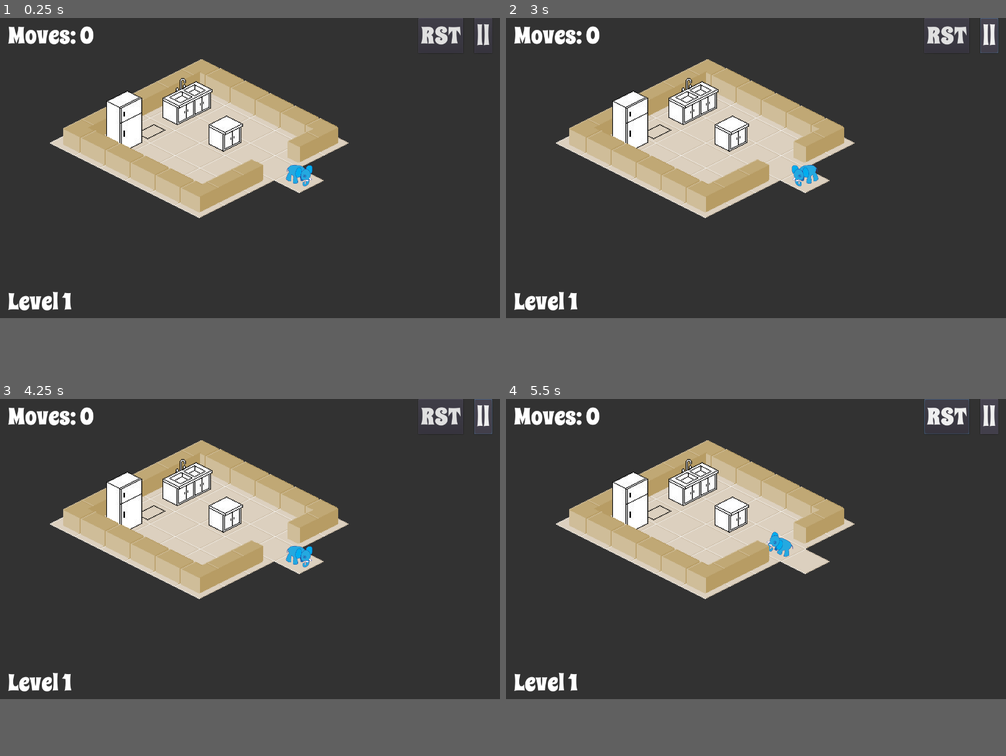
Above: before the commit, frames 1-4 (two rows, left to right).
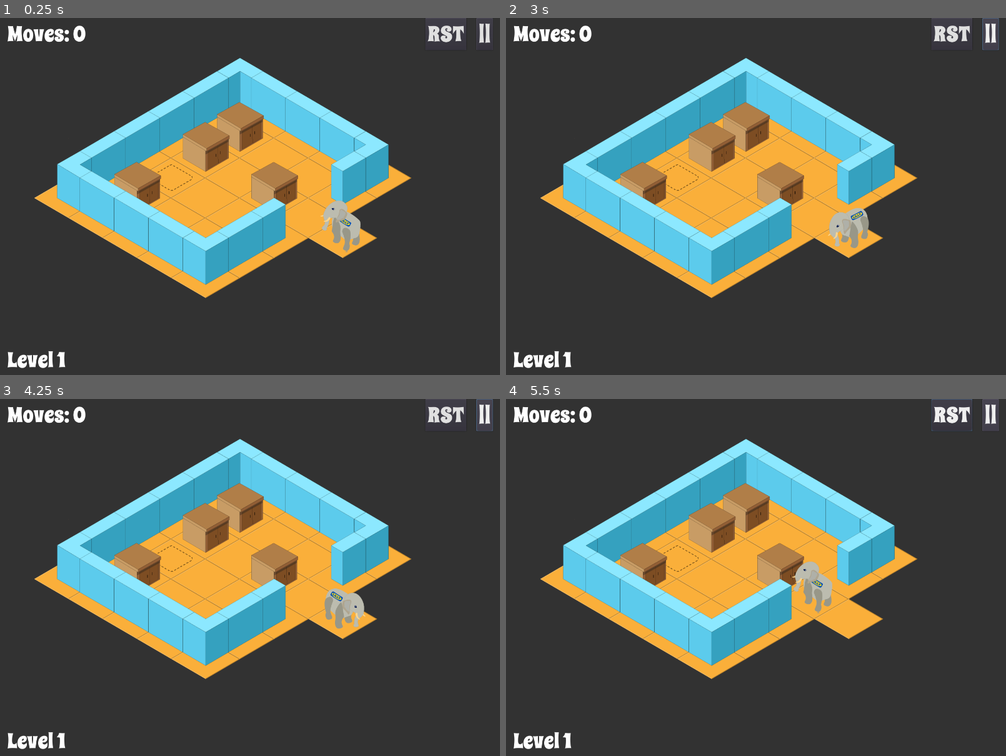
Above: after the commit, the same moments.

Repository: tripodsan/elephant-game
Game: Godot game, scene res://main.tscn
Two runs of this game, one before a commit and one after it. Both use one fixed random seed, a clock stepped at 60 frames per second and the inputs below.
Inputs:
- Up to frame 1 (0.25 s): no input
- Up to frame 2 (3 s): click "RST" at 0.5 s; click "||" at 1.25 s; tap Enter at 2 s; hold Right (move_right) 2.03-2.78 s; tap Space at 2.75 s; hold Down (move_down) from 2.78 s (still down)
- Up to frame 3 (4.25 s): tap Enter at 3.5 s; release Down (move_down) at 3.53 s; hold Right (move_right) from 3.53 s (still down)
- Up to frame 4 (5.5 s): tap Space at 4.25 s; release Right (move_right) at 4.28 s; hold W (move_up) 4.28-5.03 s; tap Enter at 5 s; hold Left (move_left) from 5.03 s (still down)
In our replay, the window is 800x480 before the commit and 800x571 after it. These sizes can differ from the game's own. Grey fills any space a smaller window leaves; there, only what the larger window draws over its background counts as a difference.

The runs differ from the first frame. In frame 1, 32% of the frame differs, in the area x 1-99%, y 0-99%; in frame 2, 32%; in frame 3, 32%; in frame 4, 32%.

Commit message:
adding iso artwork

Diff:
--- a/levels/level0.tscn
+++ b/levels/level0.tscn
@@ -1,8 +1,9 @@
-[gd_scene load_steps=5 format=2]
+[gd_scene load_steps=7 format=2]
 
 [ext_resource path="res://scripts/world.gd" type="Script" id=1]
 [ext_resource path="res://assets/furniture.png" type="Texture" id=2]
 [ext_resource path="res://player.tscn" type="PackedScene" id=3]
+[ext_resource path="res://assets/tileset2.png" type="Texture" id=4]
 
 [sub_resource type="TileSet" id=1]
 0/name = "furniture.png 0"
@@ -491,13 +492,136 @@
 33/shapes = [  ]
 33/z_index = 0
 
+[sub_resource type="TileSet" id=2]
+0/name = "tileset2.png 0"
+0/texture = ExtResource( 4 )
+0/tex_offset = Vector2( 0, 0 )
+0/modulate = Color( 1, 1, 1, 1 )
+0/region = Rect2( 0, 0, 192, 112 )
+0/tile_mode = 0
+0/occluder_offset = Vector2( 0, 0 )
+0/navigation_offset = Vector2( 0, 0 )
+0/shape_offset = Vector2( 0, 0 )
+0/shape_transform = Transform2D( 1, 0, 0, 1, 0, 0 )
+0/shape_one_way = false
+0/shape_one_way_margin = 0.0
+0/shapes = [  ]
+0/z_index = 0
+1/name = "wall"
+1/texture = ExtResource( 4 )
+1/tex_offset = Vector2( 0, -112 )
+1/modulate = Color( 1, 1, 1, 1 )
+1/region = Rect2( 0, 112, 1536, 448 )
+1/tile_mode = 1
+1/autotile/bitmask_mode = 1
+1/autotile/bitmask_flags = [ Vector2( 0, 0 ), 50, Vector2( 0, 1 ), 186, Vector2( 1, 0 ), 176, Vector2( 1, 1 ), 16, Vector2( 2, 0 ), 26, Vector2( 2, 1 ), 146, Vector2( 3, 0 ), 152, Vector2( 3, 1 ), 56, Vector2( 4, 0 ), 178, Vector2( 4, 1 ), 18, Vector2( 5, 0 ), 58, Vector2( 5, 1 ), 144, Vector2( 6, 0 ), 154, Vector2( 6, 1 ), 24, Vector2( 7, 0 ), 184, Vector2( 7, 1 ), 48 ]
+1/autotile/icon_coordinate = Vector2( 0, 0 )
+1/autotile/tile_size = Vector2( 192, 224 )
+1/autotile/spacing = 0
+1/autotile/occluder_map = [  ]
+1/autotile/navpoly_map = [  ]
+1/autotile/priority_map = [  ]
+1/autotile/z_index_map = [ Vector3( 0, 0, 1 ), Vector3( 0, 1, 1 ), Vector3( 1, 0, 1 ), Vector3( 1, 1, 1 ), Vector3( 2, 0, 1 ), Vector3( 2, 1, 1 ), Vector3( 3, 0, 1 ), Vector3( 3, 1, 1 ), Vector3( 4, 0, 1 ), Vector3( 4, 1, 1 ), Vector3( 5, 0, 1 ), Vector3( 5, 1, 1 ), Vector3( 6, 0, 1 ), Vector3( 6, 1, 1 ), Vector3( 7, 0, 1 ), Vector3( 7, 1, 1 ) ]
+1/occluder_offset = Vector2( 0, 0 )
+1/navigation_offset = Vector2( 0, 0 )
+1/shape_offset = Vector2( 0, 0 )
+1/shape_transform = Transform2D( 1, 0, 0, 1, 0, 0 )
+1/shape_one_way = false
+1/shape_one_way_margin = 0.0
+1/shapes = [  ]
+1/z_index = 0
+2/name = "start"
+2/texture = ExtResource( 4 )
+2/tex_offset = Vector2( 0, 0 )
+2/modulate = Color( 1, 1, 1, 1 )
+2/region = Rect2( 0, 560, 192, 112 )
+2/tile_mode = 0
+2/occluder_offset = Vector2( 0, 0 )
+2/navigation_offset = Vector2( 0, 0 )
+2/shape_offset = Vector2( 0, 0 )
+2/shape_transform = Transform2D( 1, 0, 0, 1, 0, 0 )
+2/shape_one_way = false
+2/shape_one_way_margin = 0.0
+2/shapes = [  ]
+2/z_index = 0
+3/name = "target 1x1"
+3/texture = ExtResource( 4 )
+3/tex_offset = Vector2( 0, 0 )
+3/modulate = Color( 1, 1, 1, 1 )
+3/region = Rect2( 192, 560, 192, 112 )
+3/tile_mode = 0
+3/occluder_offset = Vector2( 0, 0 )
+3/navigation_offset = Vector2( 0, 0 )
+3/shape_offset = Vector2( 0, 0 )
+3/shape_transform = Transform2D( 1, 0, 0, 1, 0, 0 )
+3/shape_one_way = false
+3/shape_one_way_margin = 0.0
+3/shapes = [  ]
+3/z_index = 0
+4/name = "target 2x1"
+4/texture = ExtResource( 4 )
+4/tex_offset = Vector2( 0, 0 )
+4/modulate = Color( 1, 1, 1, 1 )
+4/region = Rect2( 384, 560, 288, 168 )
+4/tile_mode = 0
+4/occluder_offset = Vector2( 0, 0 )
+4/navigation_offset = Vector2( 0, 0 )
+4/shape_offset = Vector2( 0, 0 )
+4/shape_transform = Transform2D( 1, 0, 0, 1, 0, 0 )
+4/shape_one_way = false
+4/shape_one_way_margin = 0.0
+4/shapes = [  ]
+4/z_index = 0
+5/name = "target 1x2"
+5/texture = ExtResource( 4 )
+5/tex_offset = Vector2( 0, -55 )
+5/modulate = Color( 1, 1, 1, 1 )
+5/region = Rect2( 672, 560, 288, 168 )
+5/tile_mode = 0
+5/occluder_offset = Vector2( 0, 0 )
+5/navigation_offset = Vector2( 0, 0 )
+5/shape_offset = Vector2( 0, 0 )
+5/shape_transform = Transform2D( 1, 0, 0, 1, 0, 0 )
+5/shape_one_way = false
+5/shape_one_way_margin = 0.0
+5/shapes = [  ]
+5/z_index = 0
+6/name = "target 2x2"
+6/texture = ExtResource( 4 )
+6/tex_offset = Vector2( 0, -55 )
+6/modulate = Color( 1, 1, 1, 1 )
+6/region = Rect2( 1056, 560, 384, 224 )
+6/tile_mode = 0
+6/occluder_offset = Vector2( 0, 0 )
+6/navigation_offset = Vector2( 0, 0 )
+6/shape_offset = Vector2( 0, 0 )
+6/shape_transform = Transform2D( 1, 0, 0, 1, 0, 0 )
+6/shape_one_way = false
+6/shape_one_way_margin = 0.0
+6/shapes = [  ]
+6/z_index = 0
+7/name = "box 1x1"
+7/texture = ExtResource( 4 )
+7/tex_offset = Vector2( 0, -55 )
+7/modulate = Color( 1, 1, 1, 1 )
+7/region = Rect2( 1440, 560, 192, 168 )
+7/tile_mode = 0
+7/occluder_offset = Vector2( 0, 0 )
+7/navigation_offset = Vector2( 0, 0 )
+7/shape_offset = Vector2( 0, 0 )
+7/shape_transform = Transform2D( 1, 0, 0, 1, 0, 0 )
+7/shape_one_way = false
+7/shape_one_way_margin = 0.0
+7/shapes = [  ]
+7/z_index = 1
+
 [node name="level0" type="Node2D"]
 
 [node name="world" type="YSort" parent="."]
-scale = Vector2( 2, 2 )
 script = ExtResource( 1 )
 
 [node name="background" type="TileMap" parent="world"]
+visible = false
 mode = 1
 tile_set = SubResource( 1 )
 cell_size = Vector2( 64, 32 )
@@ -505,6 +629,7 @@
 tile_data = PoolIntArray( -131066, 0, 0, -131065, 0, 0, -131064, 0, 0, -131063, 0, 0, -131062, 0, 0, -131061, 0, 0, -65 …(393 unchanged characters)…
 
 [node name="room" type="TileMap" parent="world"]
+visible = false
 mode = 1
 tile_set = SubResource( 1 )
 cell_size = Vector2( 64, 32 )
@@ -512,4 +637,21 @@
 format = 1
 tile_data = PoolIntArray( -131066, 1, 65539, -131065, 1, 2, -131064, 1, 2, -131063, 1, 2, -131062, 1, 2, -131061, 1, 65 …(243 unchanged characters)…
 
+[node name="background1" type="TileMap" parent="world"]
+mode = 1
+tile_set = SubResource( 2 )
+cell_size = Vector2( 192, 112 )
+cell_y_sort = true
+format = 1
+tile_data = PoolIntArray( -2162657, 0, 0, -131067, 0, 0, -131066, 0, 0, -131065, 0, 0, -131064, 0, 0, -131063, 0, 0, -65531, 0, 0, -65530, 0, 0, -65529, 0, 0, -65528, 0, 0, -65527, 0, 0, 5, 0, 0, 6, 0, 0, 7, 0, 0, 8, 0, 0, 9, 0, 0, 10, 0, 0, 65541, 0, 0, 65542, 0, 0, 65543, 0, 0, 65544, 0, 0, 65545, 0, 0, 131077, 0, 0, 131078, 0, 0, 131079, 0, 0, 131080, 0, 0, 131081, 0, 0, 196613, 0, 0, 196614, 0, 0, 196615, 0, 0, 196616, 0, 0, 196617, 0, 0 )
+
+[node name="room1" type="TileMap" parent="world"]
+mode = 1
+tile_set = SubResource( 2 )
+cell_size = Vector2( 192, 112 )
+cell_y_sort = true
+format = 1
+tile_data = PoolIntArray( -2162657, 0, 0, -131067, 1, 1, -131066, 1, 65539, -131065, 1, 65539, -131064, 1, 65539, -131063, 1, 3, -65531, 1, 65538, -65530, 7, 0, -65527, 1, 65540, 5, 1, 65538, 6, 7, 0, 8, 7, 0, 10, 2, 0, 65541, 1, 65538, 65542, 3, 0, 65545, 1, 65541, 131077, 1, 65538, 131078, 7, 0, 131081, 1, 65538, 196613, 1, 0, 196614, 1, 65539, 196615, 1, 65539, 196616, 1, 65539, 196617, 1, 2 )
+
 [node name="player" parent="world" instance=ExtResource( 3 )]
+position = Vector2( 962, 558 )
--- a/main.tscn
+++ b/main.tscn
@@ -18,19 +18,19 @@
 anchor_bottom = 1.0
 
 [node name="ColorRect" type="ColorRect" parent="canvas/levelComplete"]
-margin_right = 1280.0
-margin_bottom = 768.0
+anchor_right = 1.0
+anchor_bottom = 1.0
 color = Color( 0, 0, 0, 0.768627 )
 
 [node name="CenterContainer" type="CenterContainer" parent="canvas/levelComplete"]
-margin_right = 1280.0
-margin_bottom = 768.0
+anchor_right = 1.0
+anchor_bottom = 1.0
 
 [node name="Label" type="Label" parent="canvas/levelComplete/CenterContainer"]
-margin_left = 442.0
-margin_top = 342.0
-margin_right = 837.0
-margin_bottom = 426.0
+margin_left = 502.0
+margin_top = 458.0
+margin_right = 897.0
+margin_bottom = 542.0
 theme = ExtResource( 5 )
 text = "Level Complete!"
 
@@ -47,11 +47,11 @@
 
 [node name="GridContainer" type="VBoxContainer" parent="canvas/game_screen/hud"]
 margin_left = 20.0
-margin_right = 1260.0
-margin_bottom = 768.0
+margin_right = 1380.0
+margin_bottom = 1000.0
 
 [node name="HBoxContainer" type="HBoxContainer" parent="canvas/game_screen/hud/GridContainer"]
-margin_right = 1240.0
+margin_right = 1360.0
 margin_bottom = 90.0
 
 [node name="labMoves" type="Label" parent="canvas/game_screen/hud/GridContainer/HBoxContainer"]
@@ -63,21 +63,21 @@
 
 [node name="spacer" type="Control" parent="canvas/game_screen/hud/GridContainer/HBoxContainer"]
 margin_left = 225.0
-margin_right = 1047.0
+margin_right = 1167.0
 margin_bottom = 90.0
 grow_horizontal = 2
 size_flags_horizontal = 3
 
 [node name="btnRestart" type="Button" parent="canvas/game_screen/hud/GridContainer/HBoxContainer"]
-margin_left = 1051.0
-margin_right = 1166.0
+margin_left = 1171.0
+margin_right = 1286.0
 margin_bottom = 90.0
 theme = ExtResource( 5 )
 text = "RST"
 
 [node name="spacer2" type="VSeparator" parent="canvas/game_screen/hud/GridContainer/HBoxContainer"]
-margin_left = 1170.0
-margin_right = 1190.0
+margin_left = 1290.0
+margin_right = 1310.0
 margin_bottom = 90.0
 grow_horizontal = 2
 size_flags_horizontal = 0
@@ -85,23 +85,23 @@
 custom_styles/separator = SubResource( 1 )
 
 [node name="btnMenu" type="Button" parent="canvas/game_screen/hud/GridContainer/HBoxContainer"]
-margin_left = 1194.0
-margin_right = 1240.0
+margin_left = 1314.0
+margin_right = 1360.0
 margin_bottom = 90.0
 theme = ExtResource( 5 )
 text = "||"
 
 [node name="spacer" type="Control" parent="canvas/game_screen/hud/GridContainer"]
 margin_top = 94.0
-margin_right = 1240.0
-margin_bottom = 680.0
+margin_right = 1360.0
+margin_bottom = 912.0
 grow_vertical = 2
 size_flags_vertical = 3
 
 [node name="labLevel" type="Label" parent="canvas/game_screen/hud/GridContainer"]
-margin_top = 684.0
-margin_right = 1240.0
-margin_bottom = 768.0
+margin_top = 916.0
+margin_right = 1360.0
+margin_bottom = 1000.0
 theme = ExtResource( 5 )
 text = "Level 1	"
 
--- a/player.tscn
+++ b/player.tscn
@@ -1,40 +1,47 @@
-[gd_scene load_steps=4 format=2]
+[gd_scene load_steps=3 format=2]
 
 [ext_resource path="res://scripts/player.gd" type="Script" id=1]
-[ext_resource path="res://assets/elephant_down.png" type="Texture" id=2]
-[ext_resource path="res://assets/elehpant_up.png" type="Texture" id=3]
+[ext_resource path="res://assets/lilly.png" type="Texture" id=2]
 
 [node name="player" type="Node2D"]
-position = Vector2( 257, 258 )
 z_index = 1
 script = ExtResource( 1 )
 
+[node name="helper" type="Polygon2D" parent="."]
+visible = false
+polygon = PoolVector2Array( 0, 0, 96, 55, 0, 110, -96, 55 )
+__meta__ = {
+"_editor_description_": "helper polygon"
+}
+
 [node name="sprite" type="Node2D" parent="."]
-position = Vector2( -3, 15 )
+position = Vector2( 1, 28 )
+__meta__ = {
+"_editor_description_": "the player origin is on the top middle of the iso square. so we shift the sprites down "
+}
 
 [node name="sprite0" type="Sprite" parent="sprite"]
 visible = false
-position = Vector2( 2, -5 )
-scale = Vector2( 0.2, 0.2 )
-texture = ExtResource( 3 )
+texture = ExtResource( 2 )
+region_enabled = true
+region_rect = Rect2( 580, -10, 130, 160 )
 
 [node name="sprite1" type="Sprite" parent="sprite"]
-position = Vector2( 2, -5 )
-scale = Vector2( 0.2, 0.2 )
+visible = false
 texture = ExtResource( 2 )
-flip_h = true
+region_enabled = true
+region_rect = Rect2( 190, 20, 130, 130 )
 
 [node name="sprite2" type="Sprite" parent="sprite"]
 visible = false
-position = Vector2( 2, -5 )
-scale = Vector2( 0.2, 0.2 )
 texture = ExtResource( 2 )
+region_enabled = true
+region_rect = Rect2( 0, 10, 120, 140 )
 
 [node name="sprite3" type="Sprite" parent="sprite"]
-visible = false
-position = Vector2( 2, -5 )
-scale = Vector2( 0.2, 0.2 )
-texture = ExtResource( 3 )
-flip_h = true
+position = Vector2( -6, -12 )
+texture = ExtResource( 2 )
+region_enabled = true
+region_rect = Rect2( 380, -10, 140, 160 )
 
 [node name="movement" type="Tween" parent="."]
--- a/project.godot
+++ b/project.godot
@@ -36,8 +36,11 @@
 
 [display]
 
-window/size/width=1280
-window/size/height=768
+window/size/width=1400
+window/size/height=1000
+window/dpi/allow_hidpi=true
+window/per_pixel_transparency/allowed=true
+window/per_pixel_transparency/enabled=true
 window/stretch/aspect="keep"
 
 [gui]
--- a/scripts/game.gd
+++ b/scripts/game.gd
@@ -23,6 +23,7 @@
     c.queue_free()
   var scn = LEVELS[lvl].instance()
   board.add_child(scn)
+  $canvas/levelComplete.visible = false
   Globals.emit_signal('level_loaded', lvl)
 
 func _on_btnRestart_pressed() -> void:
--- a/scripts/player.gd
+++ b/scripts/player.gd
@@ -10,6 +10,11 @@
 
 onready var move_tween:Tween = $movement
 
+signal move_completed
+
+func _ready():
+  assert(!move_tween.connect('tween_all_completed', self, '_move_complete'))
+
 func set_dir(v:int):
   dir = v
   for s in $sprite.get_children():
@@ -18,6 +23,9 @@
 
 func is_moving()->bool:
   return move_tween.is_active()
+
+func _move_complete():
+  emit_signal('move_completed')
 
 func move_to(v:Vector2):
   pos = v
--- a/scripts/world.gd
+++ b/scripts/world.gd
@@ -1,10 +1,10 @@
 extends Node2D
 
 ## the current level tilemap
-onready var level:TileMap = $room
+onready var level:TileMap = $room1
 
 ## the current level background
-onready var background:TileMap = $background
+onready var background:TileMap = $background1
 
 ## the player node
 onready var player:Player = $player
@@ -15,6 +15,7 @@
 
 var targets = {}
 
+## number of box moves
 var moves:int = 0 setget set_moves
 
 ## tween used to animate boxes
@@ -22,12 +23,16 @@
 
 ## flag indicating if level is complete
 var level_complete:bool
+
+## next move (if user clicks/moves before the animation finished
+var next_move:int = -1
 
 func _ready() -> void:
   print('tilemap rect ', level.get_used_rect())
   generate_sprites()
   move_tween = Tween.new()
-  assert(!move_tween.connect('tween_all_completed', self, 'box_move_completed'))
+  assert(!move_tween.connect('tween_all_completed', self, '_box_move_completed'))
+  assert(!player.connect('move_completed', self, '_player_move_completed'))
   add_child(move_tween)
   self.moves = 0
 
@@ -48,7 +53,7 @@
       s.centered = false
       s.region_enabled = true
       s.region_rect = ts.tile_get_region(id)
-      s.offset = ts.tile_get_texture_offset(id) - Vector2(32, 0)
+      s.offset = ts.tile_get_texture_offset(id) - Vector2(96, 0)
       s.transform.origin = level.map_to_world(pos)
       s.z_index = ts.tile_get_z_index(id)
       level.add_child(s)
@@ -58,8 +63,12 @@
         boxes.push_back(s)
 
 func player_move(dir:int):
-  if level_complete || player.is_moving():
-    return
+  if level_complete:
+    return
+  if player.is_moving():
+    next_move = dir
+    return
+  next_move = -1
   player.set_dir(dir)
   var newPos = player.pos + Gobals.DIRS[dir]
   # check if background is not empty
@@ -75,20 +84,21 @@
     return
   if f:
     # box moved
-    print('moved box to %s', f)
+    #print('moved box to %s', f)
     move_tween.interpolate_property(f, 'position', f.transform.origin,
       level.map_to_world(f.pos), 0.4, Tween.TRANS_QUAD, Tween.EASE_IN_OUT)
     move_tween.start()
 
   player.move_to(newPos)
-  print('moved to %s facing %d. tile is %d' % [player.pos, dir, level.get_cellv(player.pos)])
+  #print('moved to %s facing %d. tile is %d' % [player.pos, dir, level.get_cellv(player.pos)])
 
 func box_move(f:Box, dir:int)->bool:
   # check that all points of the box can move
   for p in f.positions:
     var newPos = p + Globals.DIRS[dir]
-    var t = level.get_cellv(newPos)
-    if t == TILE_WALL:
+    if level.get_cellv(newPos) == TILE_WALL:
+      return false
+    if background.get_cellv(newPos) == -1:
       return false
     var other = get_box(newPos)
     if other && other != f:
@@ -117,9 +127,13 @@
   level_complete = true
   return true
 
-func box_move_completed()->void:
+func _box_move_completed()->void:
   if level_complete:
     Globals.emit_signal('level_complete', moves)
+
+func _player_move_completed()->void:
+  if next_move >= 0:
+    player_move(next_move)
 
 func _input(event:InputEvent)->void:
   if event.is_action_pressed('move_up'):
Binary file added: assets/lilly.png
Not shown, added: assets/lilly.png.import
Binary file added: assets/tileset2.png
Not shown, added: assets/tileset2.png.import
